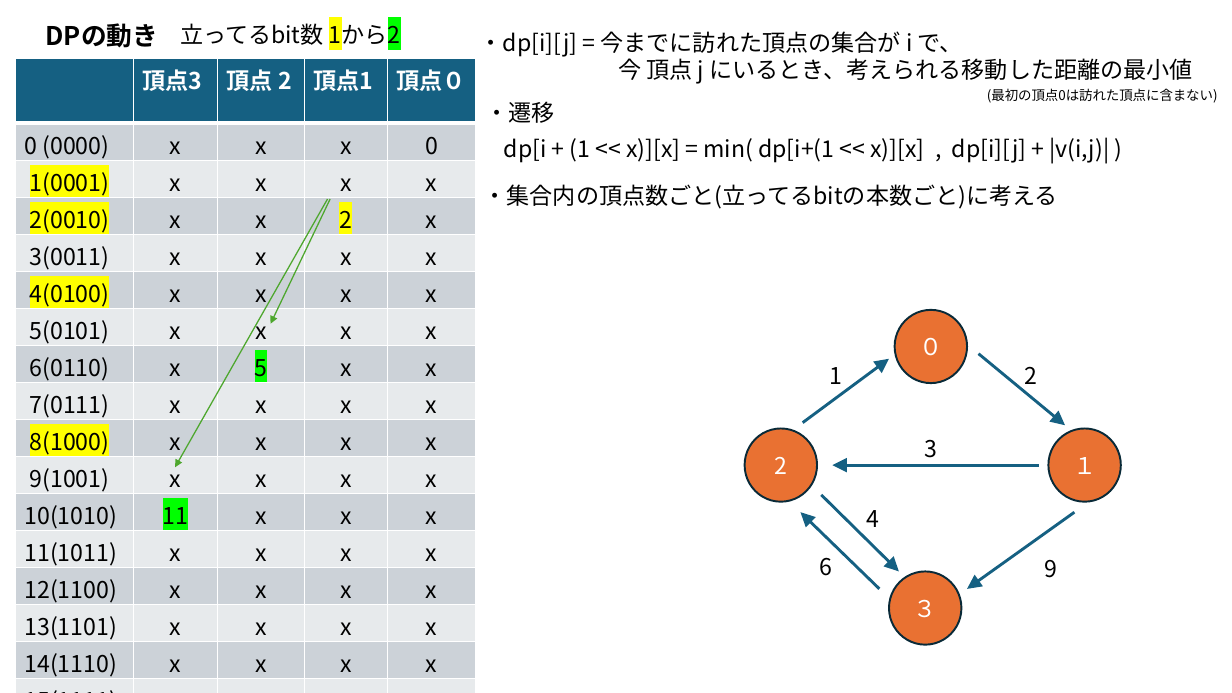
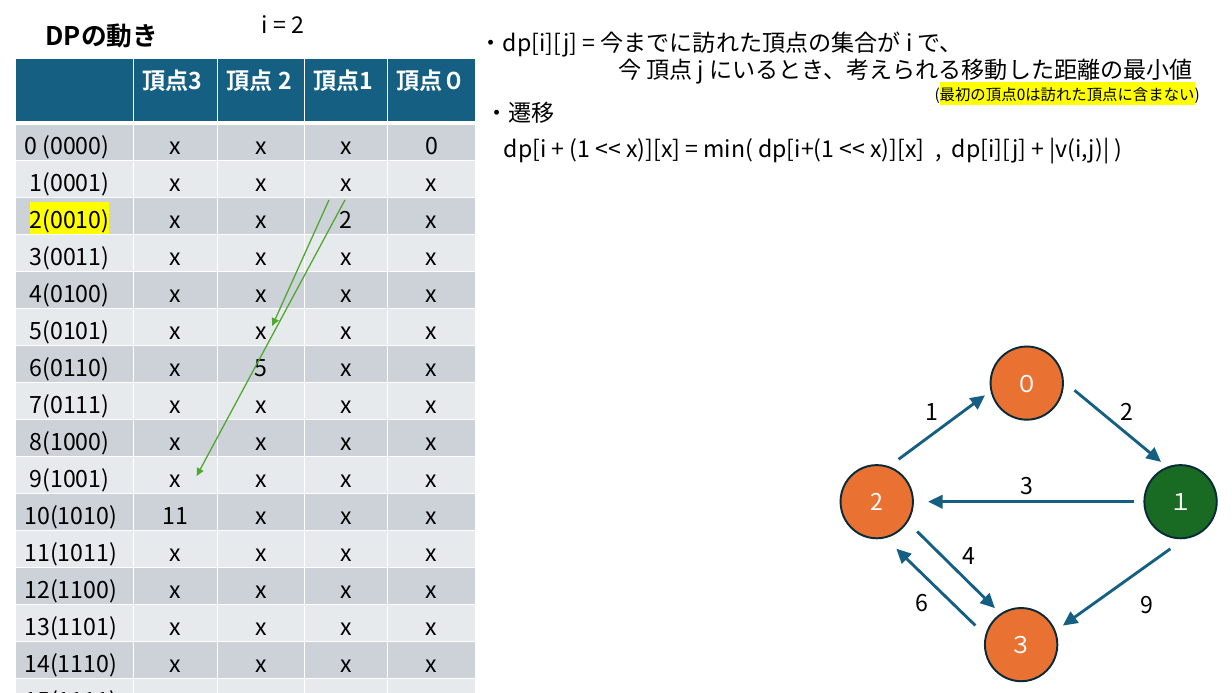
Before and after one commit to triC-tmu/workshop_2024, a slide deck: slide 24 of 20240331_bit全探索_bitDP/bit全探索_bitDP.pptx (slide 18 before the commit). Drawn at 1232x693 pixels with LibreOffice and Linux fonts; fonts in the diff are those of the drawing. Boxes give left, top, right and bottom in pixels: in the first picture for what was removed or moved away, otherwise in the second. Text is boxed around its words. In the diff, an @@ line names an element or a change of style, - is before the commit and + after.

```diff
--- a/20240331_bit全探索_bitDP/bit全探索_bitDP.pptx
+++ b/20240331_bit全探索_bitDP/bit全探索_bitDP.pptx
@@ text at <box>262,15,304,33</box>: text changed @@
-立ってるbit数 1から2
+i = 2
@@ table at <box>15,58,476,687</box> @@
@@ highlight #FFFF00 to none in "1(0001)", "2", "4(0100)", "8(1000)" @@
@@ highlight #00FF00 to none in "5", "11" @@
@@ text "(最初の頂点0は訪れた頂点に含まない)": place and size @@
-text "(最初の頂点0は訪れた頂点に含まない)" at <box>987,88,1218,103</box>
+text "(最初の頂点0は訪れた頂点に含まない)" at <box>935,84,1200,104</box>
@@ text "(最初の頂点0は訪れた頂点に含まない)" at <box>935,84,1200,104</box>: size 10.5 to 12 pt; highlight none to #FFFF00 in "(最初の頂点0は訪れた頂点に含まない)" @@
@@ arrow moved from (327, 199) - (175, 468) to (345, 200) - (197, 476) @@
@@ text removed at <box>484,184,1058,209</box> @@
-・集合内の頂点数ごと(立ってるbitの本数ごと)に考える
@@ arrow moved from (979, 354) - (1066, 425) to (899, 459) - (985, 396) @@
@@ arrow moved from (822, 495) - (899, 571) to (1075, 390) - (1161, 462) @@
@@ ellipse "１" at <box>1144,465,1216,538</box>: fill #E97132 to #196B24 @@
@@ arrow moved from (1075, 512) - (968, 589) to (918, 531) - (995, 608) @@
@@ 6 texts, 4 ellipses, 2 arrows: place and size @@
-6 texts, 4 ellipses, 2 arrows at <box>745,310,1121,644</box>
+6 texts, 4 ellipses, 2 arrows at <box>841,347,1216,681</box>
@@ arrow moved from (803, 422) - (889, 359) to (1171, 549) - (1063, 626) @@
```
Also in this commit, not shown: 5 other slides changed, 20 slides added, 1 other file.
